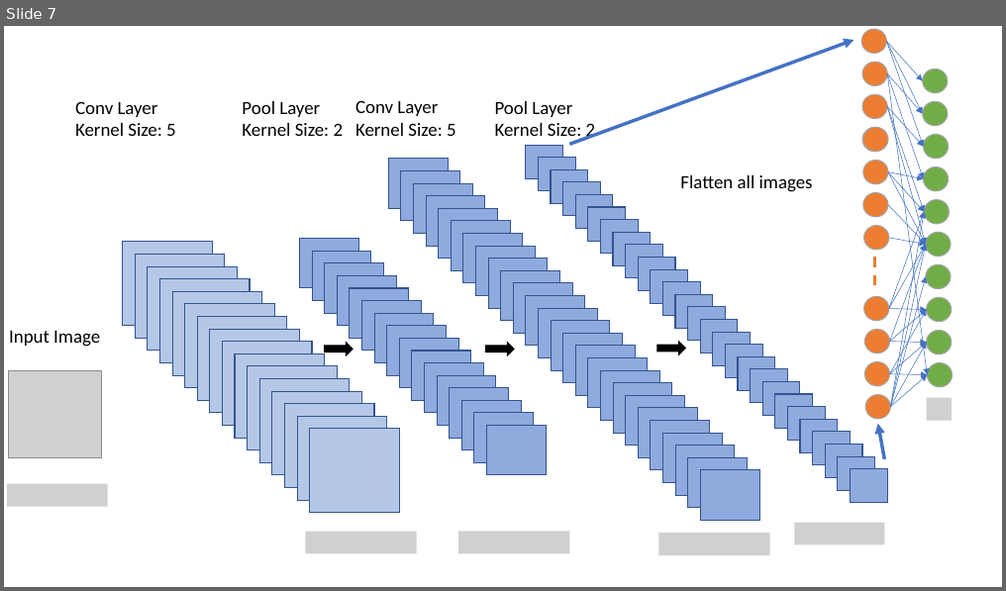
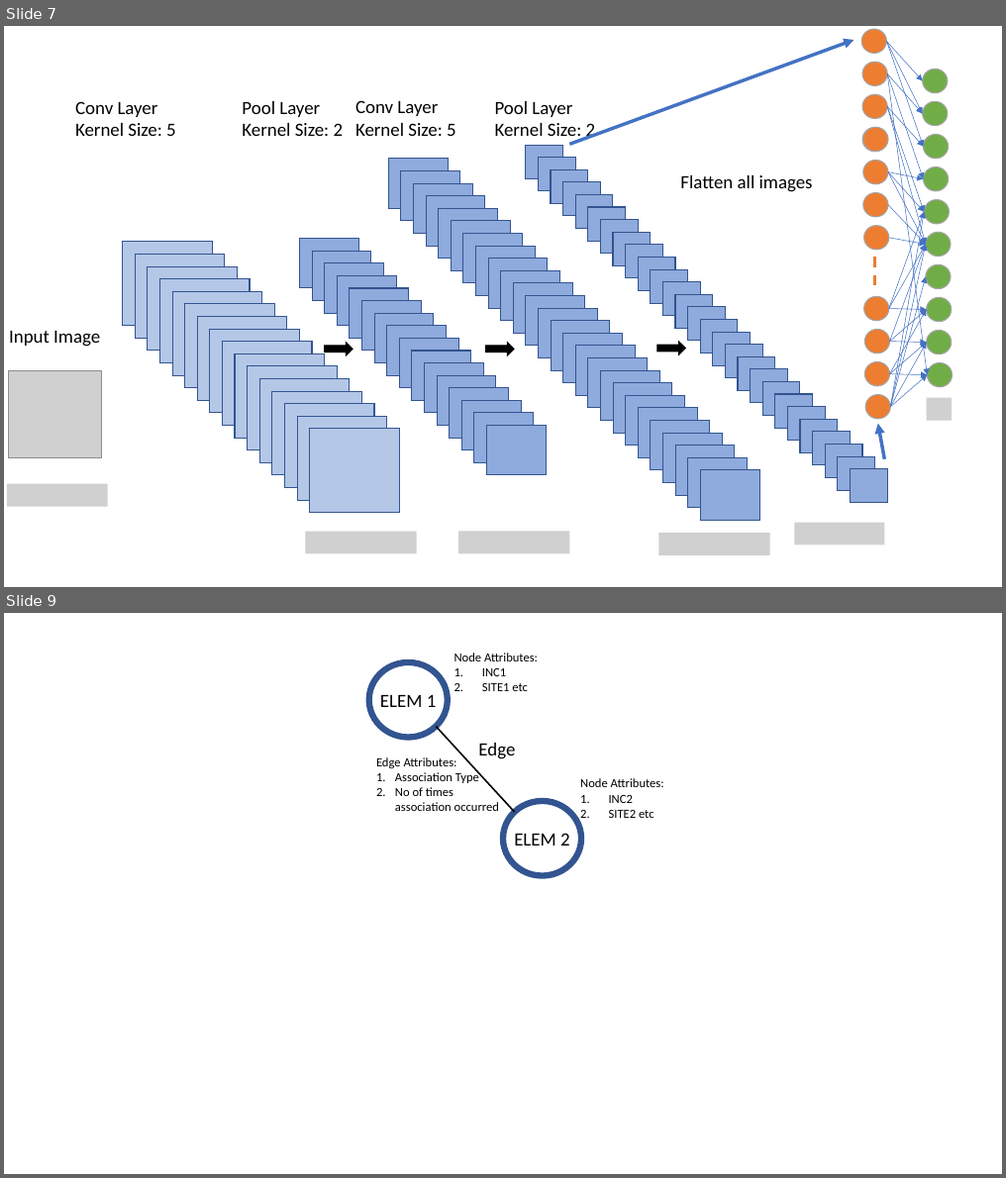
Before and after one commit to nathdip/TeachNeuralNetworks, a slide deck: images/all_images.pptx. Shown one above the other, each under a label of ours: slide 7 before the commit, slides 7 and 9 after it; the slides between them are not shown. The pictures are 1006x591 and 1006x1178 pixels, drawn with LibreOffice and Linux fonts; fonts in the diff are those of the drawing; grey boxes stand for pictures. Boxes give left, top, right and bottom in pixels: in the first picture for what was removed or moved away, otherwise in the second. Text is boxed around its words. In the diff, an @@ line names an element or a change of style, - is before the commit and + after.

```diff
--- a/images/all_images.pptx
+++ b/images/all_images.pptx
@@ slide 9 added at <box>4,613,1002,1174</box>, background #FFFFFF @@
@@ ellipse added at <box>369,663,448,738</box>, fill #FFFFFF, outline #325491 6 pt @@
@@ text added at <box>454,653,538,691</box>, 12 pt, text #000000 @@
+Node Attributes:
+1. INC1
+2. SITE1 etc
@@ text added at <box>380,694,437,707</box>, 18 pt, text #000000 @@
+ELEM 1
@@ line added from (436, 726) to (515, 812), #000000 1.5 pt @@
@@ text added at <box>376,758,499,811</box>, 12 pt, text #000000 @@
+Edge Attributes:
+1. Association Type
+2. No of times
+   association occurred
@@ text added at <box>478,743,515,760</box>, 18 pt, text #000000 @@
+Edge
@@ text added at <box>580,778,664,818</box>, 12 pt, text #000000 @@
+Node Attributes:
+1. INC2
+2. SITE2 etc
@@ ellipse added at <box>503,801,582,875</box>, fill #FFFFFF, outline #325491 6 pt @@
@@ text added at <box>514,833,570,846</box>, 18 pt, text #000000 @@
+ELEM 2
```
Also in this commit, not shown: 1 other slide added, 4 other files.
